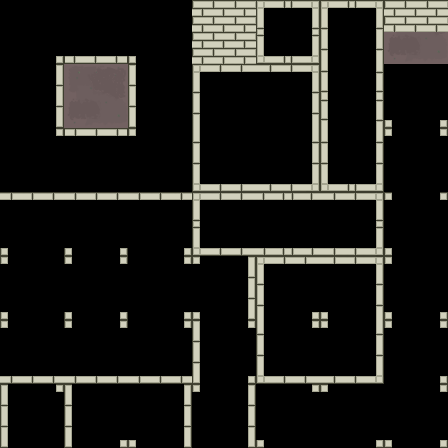
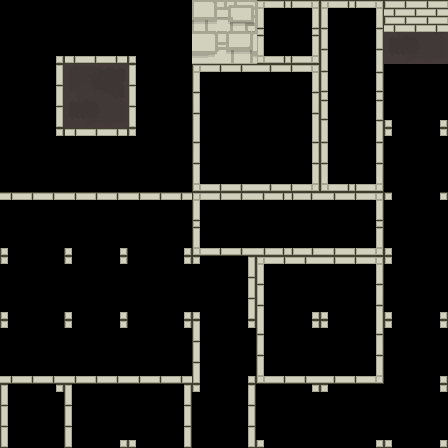
Layers edited between the first and the second 448 × 448 image:
added group "walls" with 4 layers above "floor-4" over [64, 0, 448, 128]
added layer "experimental-wall-shadows-soft" (10%) in group "walls" over [192, 17, 257, 58]
added layer "experimental-wall-shadows-hard" (20%) in group "walls" over [192, 20, 257, 56]
added layer "experimental-wall" in group "walls" over [192, 0, 257, 64]
moved "caves.png" into group "walls" over [64, 0, 448, 128]
renamed "floor-2" to "floor-0", showed it, opacity 2% → 40%, painted on it over [64, 0, 448, 128]
